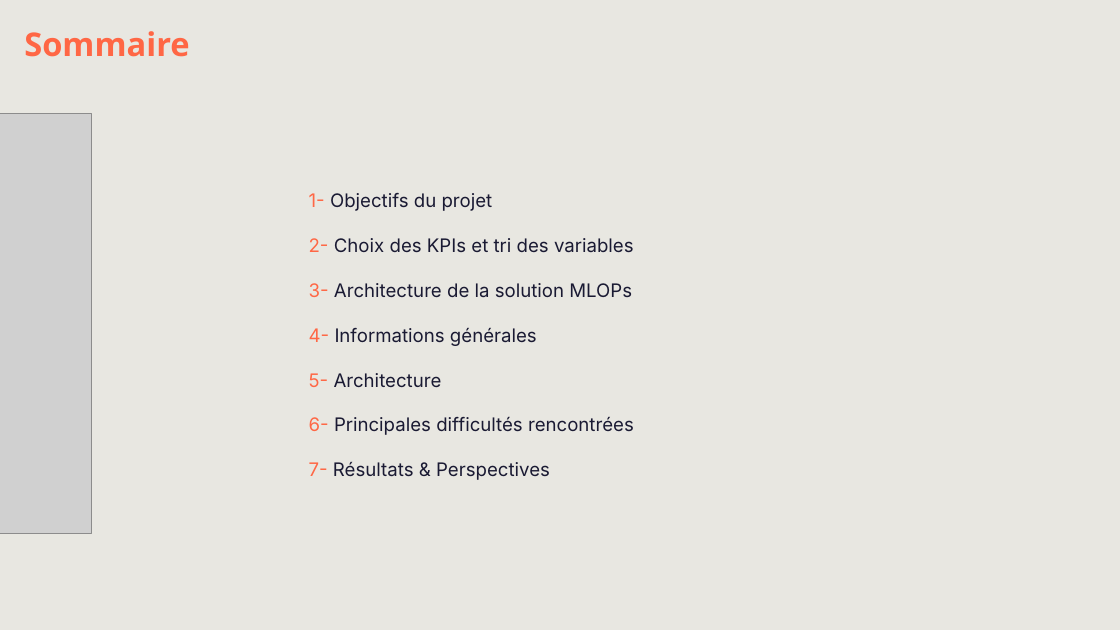
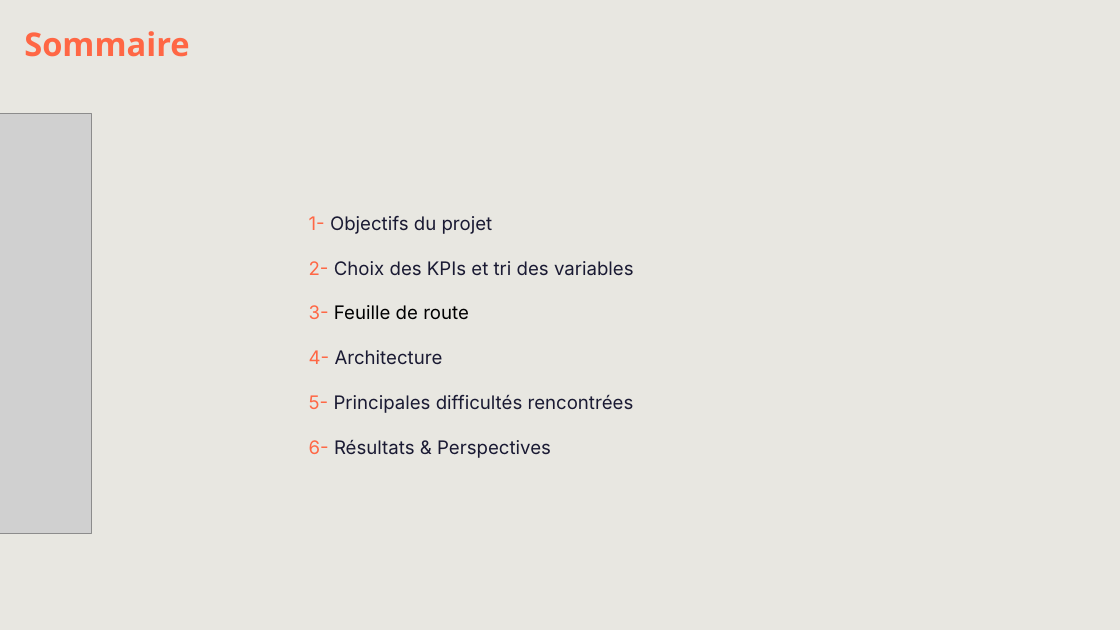
Before and after one commit to sage-flfay/Template_MLOps_accidents, a slide deck: slide 2 of assets/MLOps_Accidents.pptx. Drawn at 1120x630 pixels with LibreOffice and Linux fonts; fonts in the diff are those of the drawing; grey boxes stand for pictures; background and template pictures are left out. Boxes give left, top, right and bottom in pixels: in the first picture for what was removed or moved away, otherwise in the second. Text is boxed around its words. In the diff, an @@ line names an element or a change of style, - is before the commit and + after.

Commit message:
upd

```diff
--- a/assets/MLOps_Accidents.pptx
+++ b/assets/MLOps_Accidents.pptx
@@ title at [309,216,634,458]: text changed @@
-1- Objectifs du projet
-2- Choix des KPIs et tri des variables
-3- Architecture de la solution MLOPs
-4- Informations générales
-5- Architecture
-6- Principales difficultés rencontrées
-7- Résultats & Perspectives
+1- Objectifs du projet
+2- Choix des KPIs et tri des variables
+3- Feuille de route
+4- Architecture
+5- Principales difficultés rencontrées
+6- Résultats & Perspectives
```
Also in this commit, not shown: 1 slide added.
